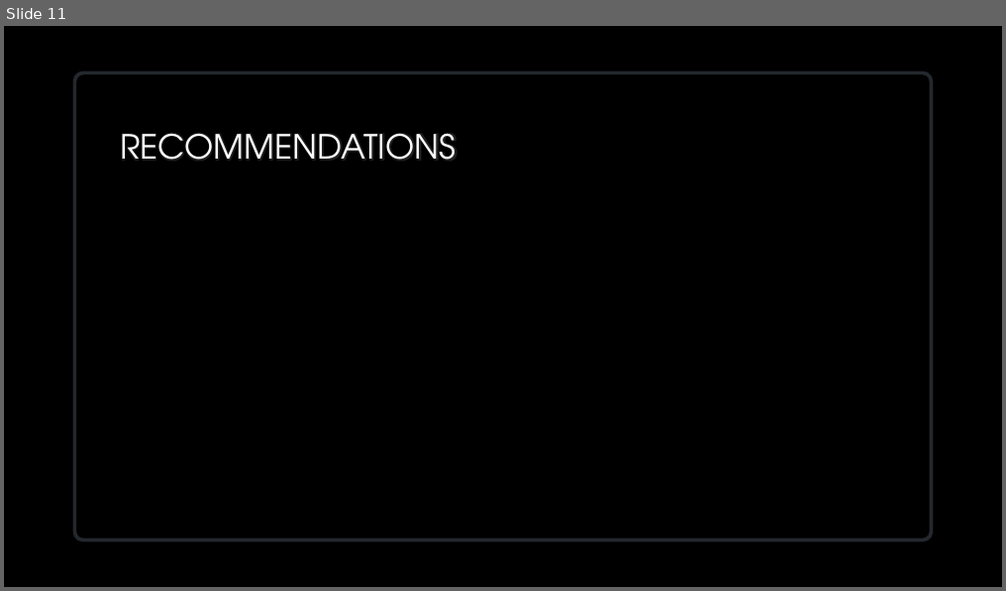
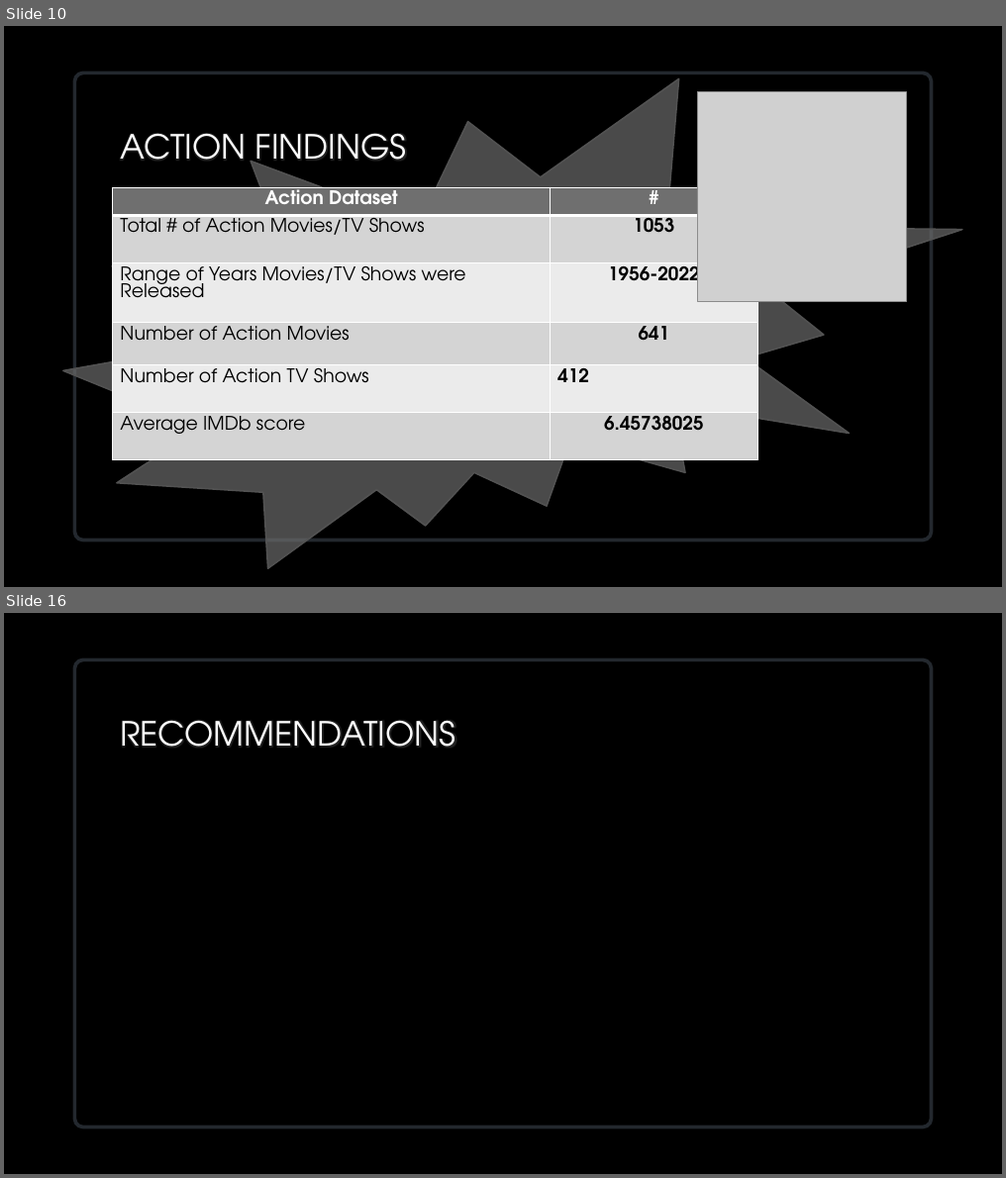
Before and after one commit to VedranaGATech/Project_1_Neflix_and_Chill, a slide deck: Group 1 Presentation 1.pptx. Shown one above the other, each under a label of ours: slide 11 before the commit, slides 10 and 16 after it; the slides between them are not shown. The pictures are 1006x591 and 1006x1178 pixels, drawn with LibreOffice and Linux fonts; fonts in the diff are those of the drawing; grey boxes stand for pictures; background and template pictures are left out. Boxes give left, top, right and bottom in pixels: in the first picture for what was removed or moved away, otherwise in the second. Text is boxed around its words. In the diff, an @@ line names an element or a change of style, - is before the commit and + after.

```diff
--- a/Group 1 Presentation 1.pptx
+++ b/Group 1 Presentation 1.pptx
@@ slide 10 added at box(4, 26, 1002, 587), background picture (left out) @@
@@ irregular seal added at box(63, 79, 962, 570), fill #6F6F6F at 67% opacity, outline #525252 1.5 pt @@
@@ rounded rectangle added at box(74, 74, 931, 541), fill #000000, outline #282E35 3.5 pt @@
@@ picture added at box(697, 92, 907, 301) @@
@@ title added at box(120, 133, 407, 175), 32 pt, text gradient #FFFFFF to #A6A6A6 @@
+ACTION FINDINGS
@@ table added at box(113, 187, 757, 502), 6 rows, 2 columns @@
+Action Dataset | #
+Total # of Action Movies/TV Shows | 1053
+Range of Years Movies/TV Shows were Released | 1956-2022
+Number of Action Movies | 641
+Number of Action TV Shows | 412
+Average IMDb score | 6.45738025
@@ what was slide 11 is now slide 16 @@
```
Also in this commit, not shown: 6 slides changed, 8 other slides added, 4 slides removed, 4 other files.
